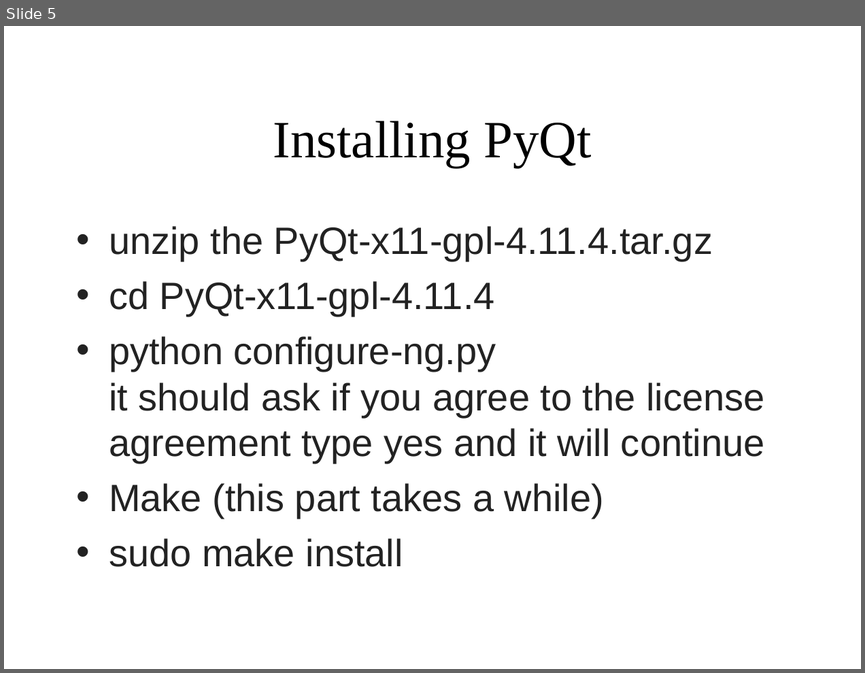
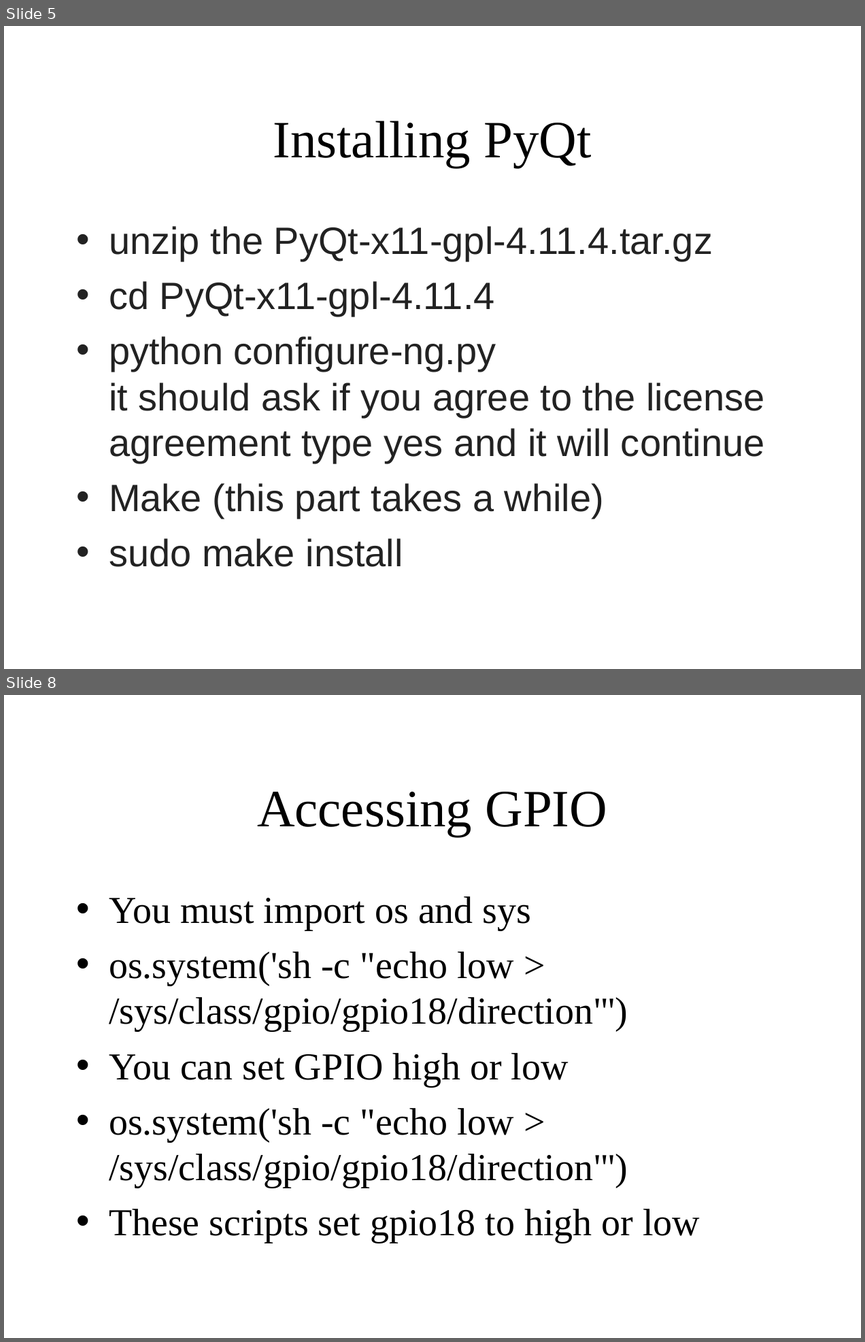
Before and after one commit to gregd307/Brewery, a slide deck: PyQt.ppt. Shown one above the other, each under a label of ours: slide 5 before the commit, slides 5 and 8 after it; the slides between them are not shown. The pictures are 865x673 and 865x1342 pixels, drawn with LibreOffice and Linux fonts; fonts in the diff are those of the drawing. Boxes give left, top, right and bottom in pixels: in the first picture for what was removed or moved away, otherwise in the second. Text is boxed around its words. In the diff, an @@ line names an element or a change of style, - is before the commit and + after.

```diff
--- a/PyQt.ppt
+++ b/PyQt.ppt
@@ slide 8 added at (4, 695, 861, 1338), background #FFFFFF @@
@@ title added at (257, 792, 608, 836), 44 pt, text #000000 @@
+Accessing GPIO
@@ text added at (109, 896, 700, 1242), 32 pt, text #000000 @@
+• You must import os and sys
+• os.system('sh -c "echo low > /sys/class/gpio/gpio18/direction"')
+• You can set GPIO high or low
+• os.system('sh -c "echo low > /sys/class/gpio/gpio18/direction"')
+• These scripts set gpio18 to high or low
```
Also in this commit, not shown: 2 other slides added, 11 other files.
